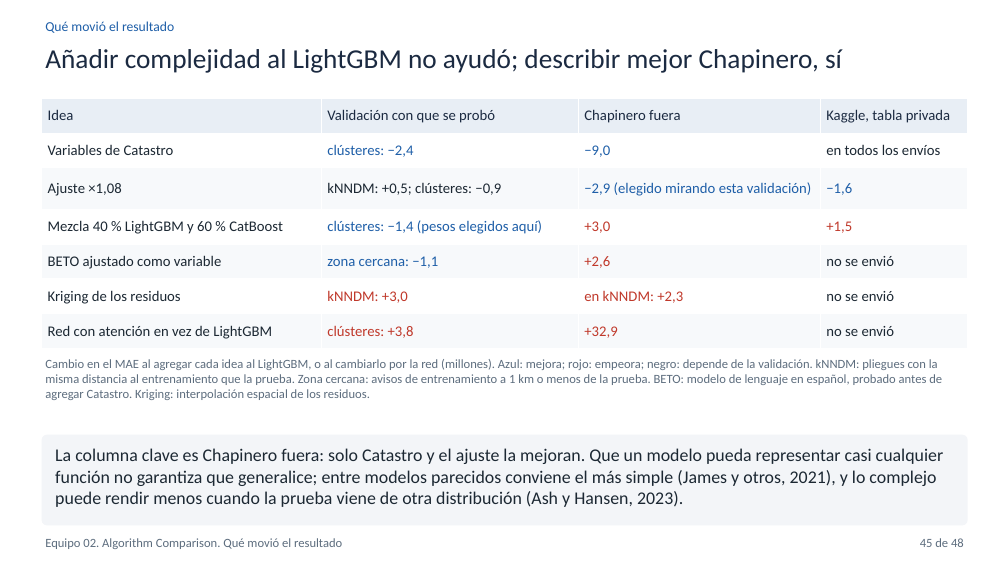
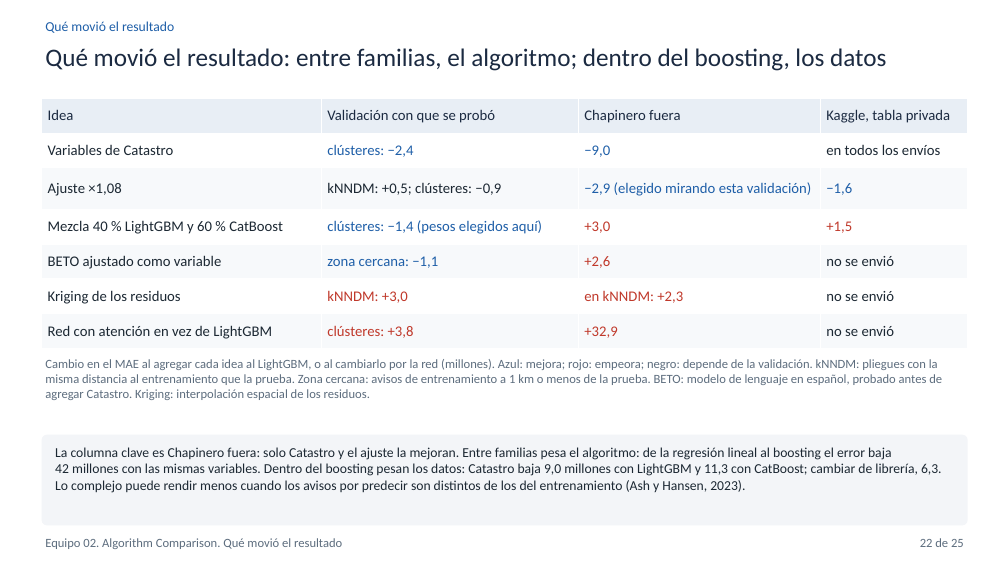
Before and after one commit to hsaguilera/BDML-PS03, a slide deck: slide 22 of 03_slides/compare_equipo_02.pptx (slide 45 before the commit). Drawn at 1008x567 pixels with LibreOffice and Linux fonts; fonts in the diff are those of the drawing. Boxes give left, top, right and bottom in pixels: in the first picture for what was removed or moved away, otherwise in the second. Text is boxed around its words. In the diff, an @@ line names an element or a change of style, - is before the commit and + after.

Commit message:
Reduce las presentaciones finales a 27 y 25 láminas para la exposición
Best Model Deep Dive queda con 27 láminas y Algorithm Comparison con 25,
con las cifras verificadas, las notas del orador recortadas para unos 20
minutos y el mapa de láminas del README actualizado. Los PDF de 03_slides
son los entregados.

```diff
--- a/03_slides/compare_equipo_02.pptx
+++ b/03_slides/compare_equipo_02.pptx
@@ text at (45,48,886,71): text changed; size 26 to 24 pt @@
-Añadir complejidad al LightGBM no ayudó; describir mejor Chapinero, sí
+Qué movió el resultado: entre familias, el algoritmo; dentro del boosting, los datos
@@ text in rounded rectangle at (55,447,942,493): text changed; size 17 to 13 pt @@
-La columna clave es Chapinero fuera: solo Catastro y el ajuste la mejoran. Que un modelo pueda representar casi cualquier función no garantiza que generalice; entre modelos parecidos conviene el más simple (James y otros, 2021), y lo complejo puede rendir menos cuando la prueba viene de otra distribución (Ash y Hansen, 2023).
+La columna clave es Chapinero fuera: solo Catastro y el ajuste la mejoran. Entre familias pesa el algoritmo: de la regresión lineal al boosting el error baja 42 millones con las mismas variables. Dentro del boosting pesan los datos: Catastro baja 9,0 millones con LightGBM y 11,3 con CatBoost; cambiar de librería, 6,3. Lo complejo puede rendir menos cuando los avisos por predecir son distintos de los del entrenamiento (Ash y Hansen, 2023).
@@ text at (920,538,964,547): text changed @@
-45 de 48
+22 de 25
```
Also in this commit, not shown: 24 other slides changed, 23 slides removed, 9 other files.
